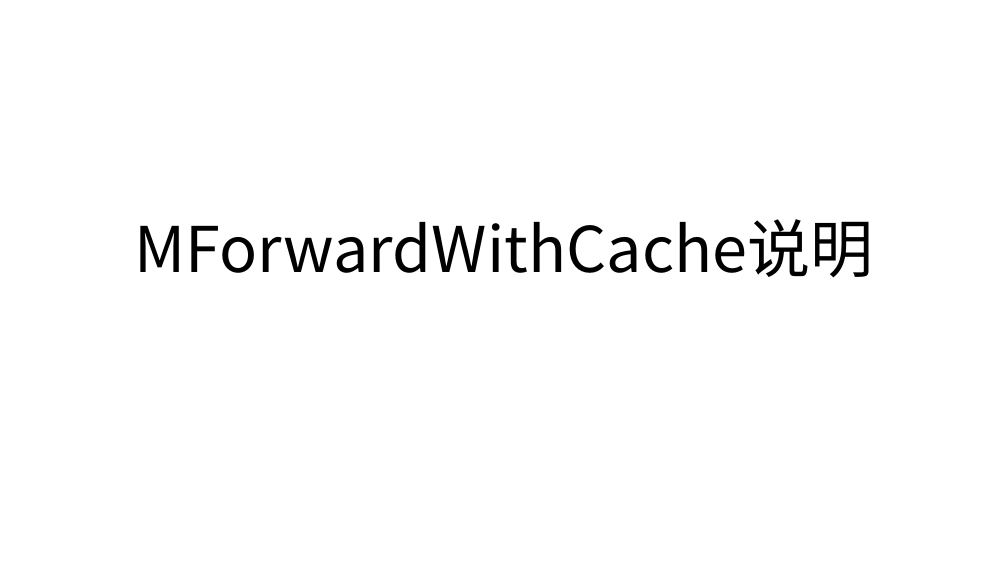
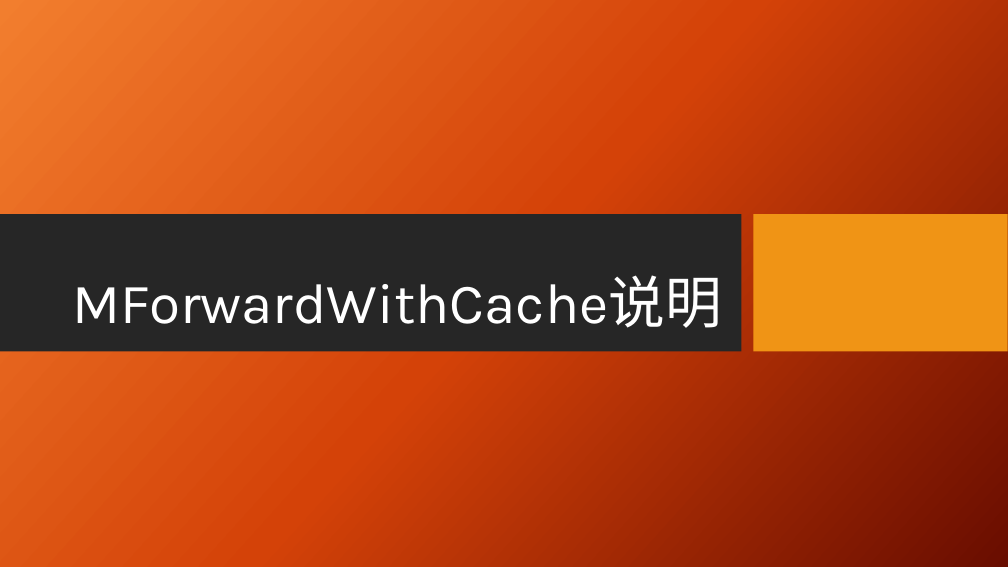
Before and after one commit to rexfa/MForwardWithCache, a slide deck: slide 1 of doc/MForwardWithCache说明.pptx. Drawn at 1008x567 pixels with LibreOffice and Linux fonts; fonts in the diff are those of the drawing; background and template pictures are left out. Boxes give left, top, right and bottom in pixels: in the first picture for what was removed or moved away, otherwise in the second. Text is boxed around its words. In the diff, an @@ line names an element or a change of style, - is before the commit and + after.

Commit message:
更新说明ppt

```diff
--- a/doc/MForwardWithCache说明.pptx
+++ b/doc/MForwardWithCache说明.pptx
@@ background #FFFFFF to picture (left out) @@
@@ rectangle added at bbox=[0, 214, 742, 352], fill #262626 @@
@@ title "MForwardWithCache说明": place and size @@
-title "MForwardWithCache说明" at bbox=[135, 219, 874, 278]
+title "MForwardWithCache说明" at bbox=[73, 275, 722, 328]
@@ title "MForwardWithCache说明" at bbox=[73, 275, 722, 328]: size 60 to 54 pt, font Noto Sans CJK SC to Karla, text colour #000000 to #FFFFFF; alignment centre to right @@
@@ rectangle added at bbox=[753, 214, 1008, 352], fill #F09415 @@
```
Also in this commit, not shown: 4 other slides changed, 3 slides added.
